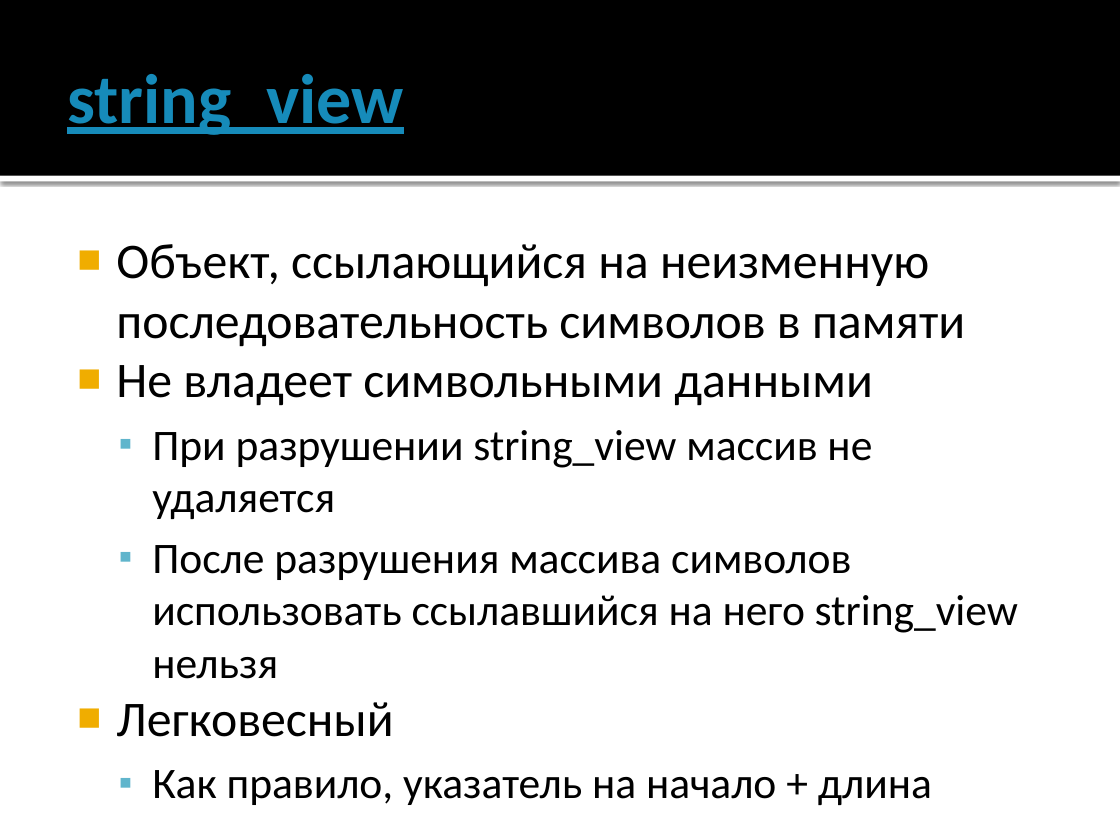
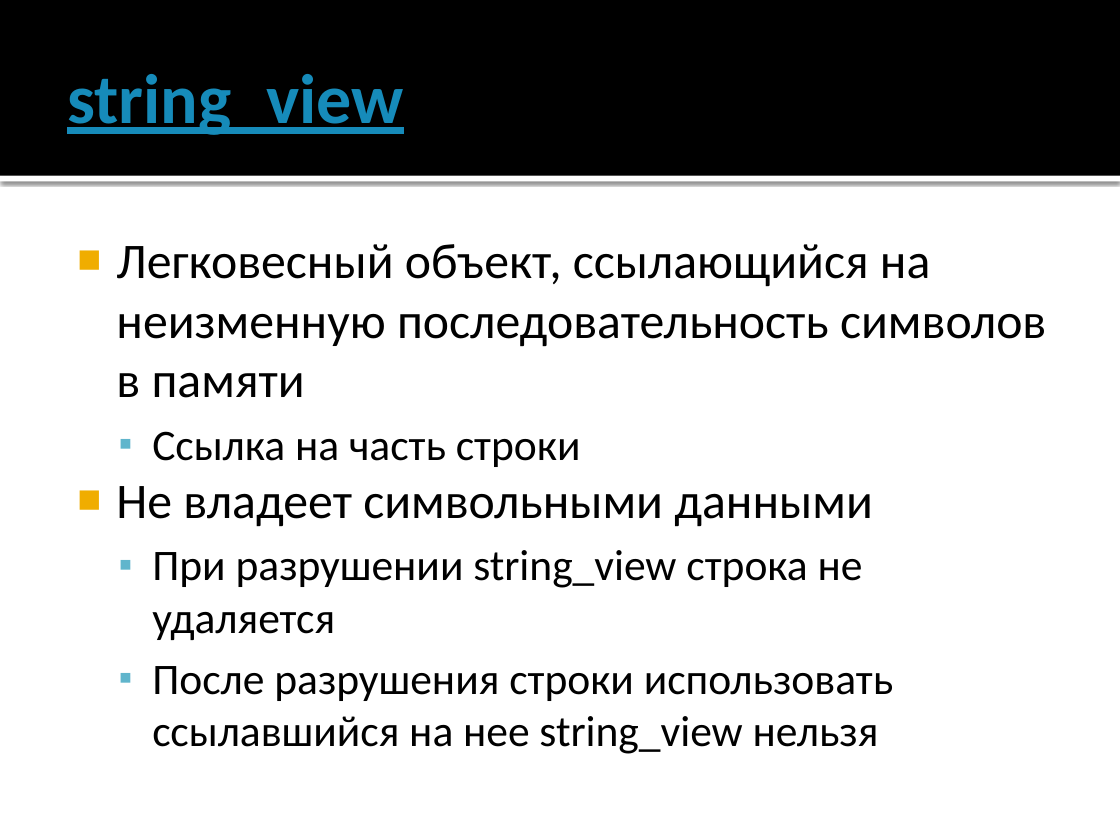
Before and after one commit to alexey-malov/oop, a slide deck: slide 138 of lectures/01/Синтаксис C++.pptx (slide 180 before the commit). Drawn at 1120x840 pixels with LibreOffice and Linux fonts; fonts in the diff are those of the drawing. Boxes give left, top, right and bottom in pixels: in the first picture for what was removed or moved away, otherwise in the second. Text is boxed around its words. In the diff, an @@ line names an element or a change of style, - is before the commit and + after.

```diff
--- a/lectures/01/Синтаксис C++.pptx
+++ b/lectures/01/Синтаксис C++.pptx
@@ text at bbox=[116, 244, 1046, 467]: text changed @@
-■ Объект, ссылающийся на неизменную последовательность символов в памяти
+■ Легковесный объект, ссылающийся на неизменную последовательность символов в памяти
+  ▪ Ссылка на часть строки
@@ text at bbox=[152, 550, 893, 754]: text changed @@
-  ▪ При разрушении string_view массив не удаляется
-  ▪ После разрушения массива символов использовать ссылавшийся на него string_view нельзя
-■ Легковесный
-  ▪ Как правило, указатель на начало + длина
+  ▪ При разрушении string_view строка не удаляется
+  ▪ После разрушения строки использовать ссылавшийся на нее string_view нельзя
```
Also in this commit, not shown: 10 other slides changed, 3 slides added, 33 other files.
